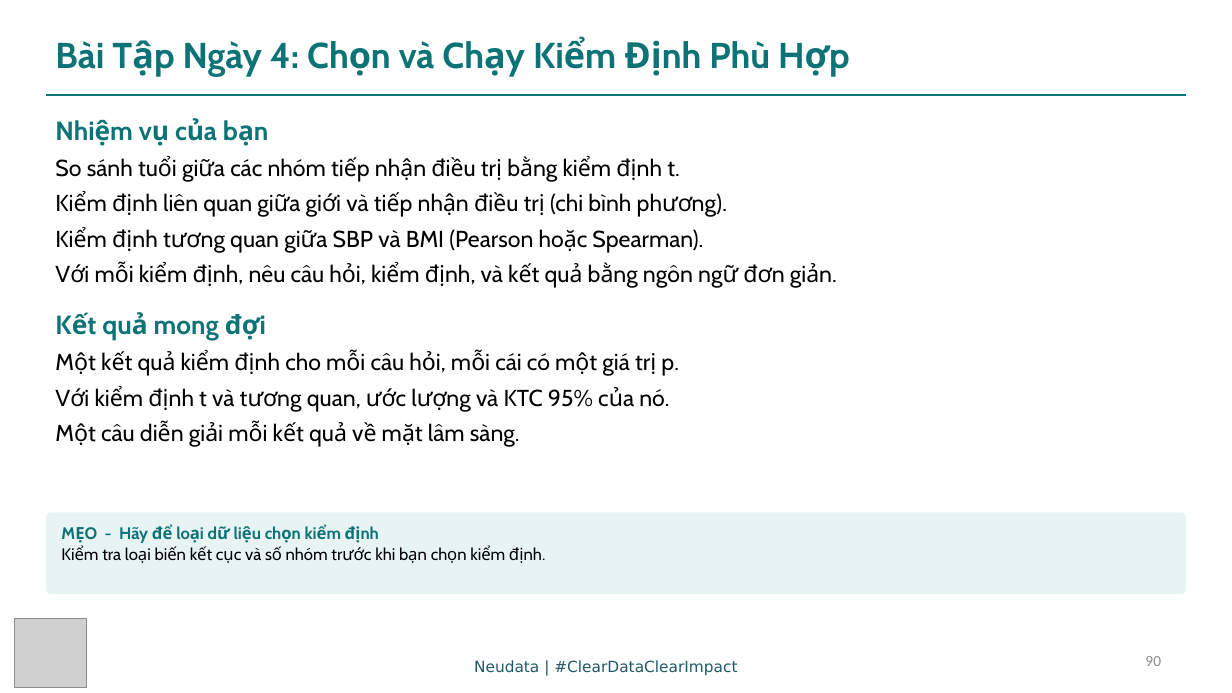
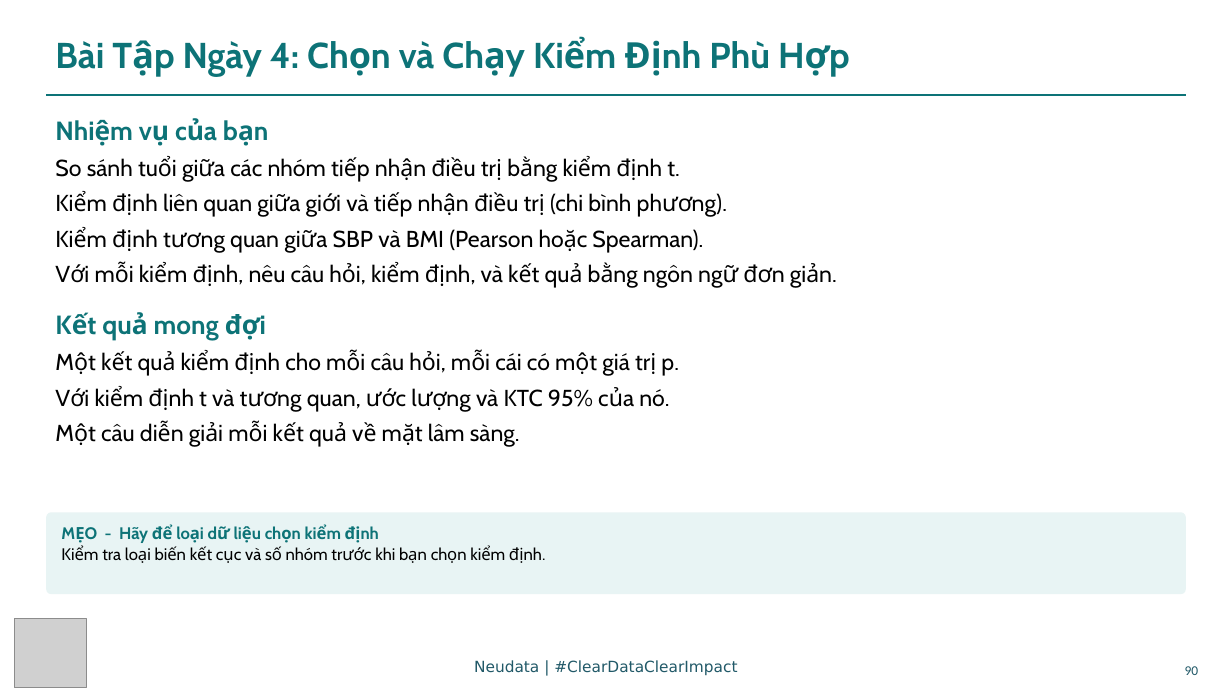
Before and after one commit to neu-data/ClinicalDataAnalysisinR-Phase1, a slide deck: slide 90 of Deck_and_Build/Slides/Clinical_Data_Analysis_in_R_Phase1_VN.pptx. Drawn at 1232x693 pixels with LibreOffice and Linux fonts; fonts in the diff are those of the drawing; grey boxes stand for pictures. Boxes give left, top, right and bottom in pixels: in the first picture for what was removed or moved away, otherwise in the second. Text is boxed around its words. In the diff, an @@ line names an element or a change of style, - is before the commit and + after.

```diff
--- a/Deck_and_Build/Slides/Clinical_Data_Analysis_in_R_Phase1_VN.pptx
+++ b/Deck_and_Build/Slides/Clinical_Data_Analysis_in_R_Phase1_VN.pptx
@@ page number: place and size @@
-page number at bbox=[1145, 656, 1161, 666]
+page number at bbox=[1185, 666, 1199, 675]
@@ page number at bbox=[1185, 666, 1199, 675]: size 12 to 10.5 pt, text colour #8C8C8C to #215968 @@
```
Also in this commit, not shown: 122 other slides changed, 19 other files.
